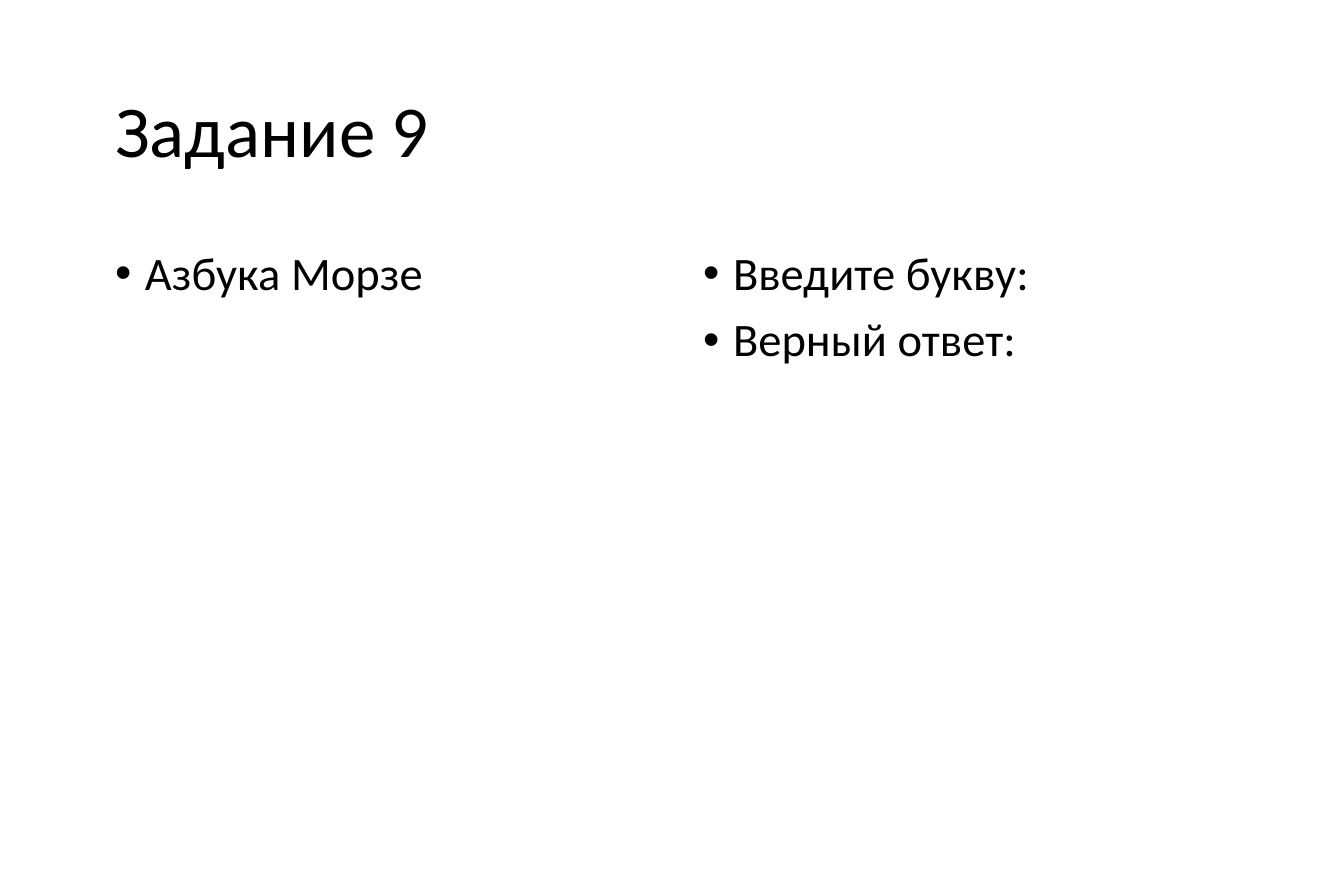
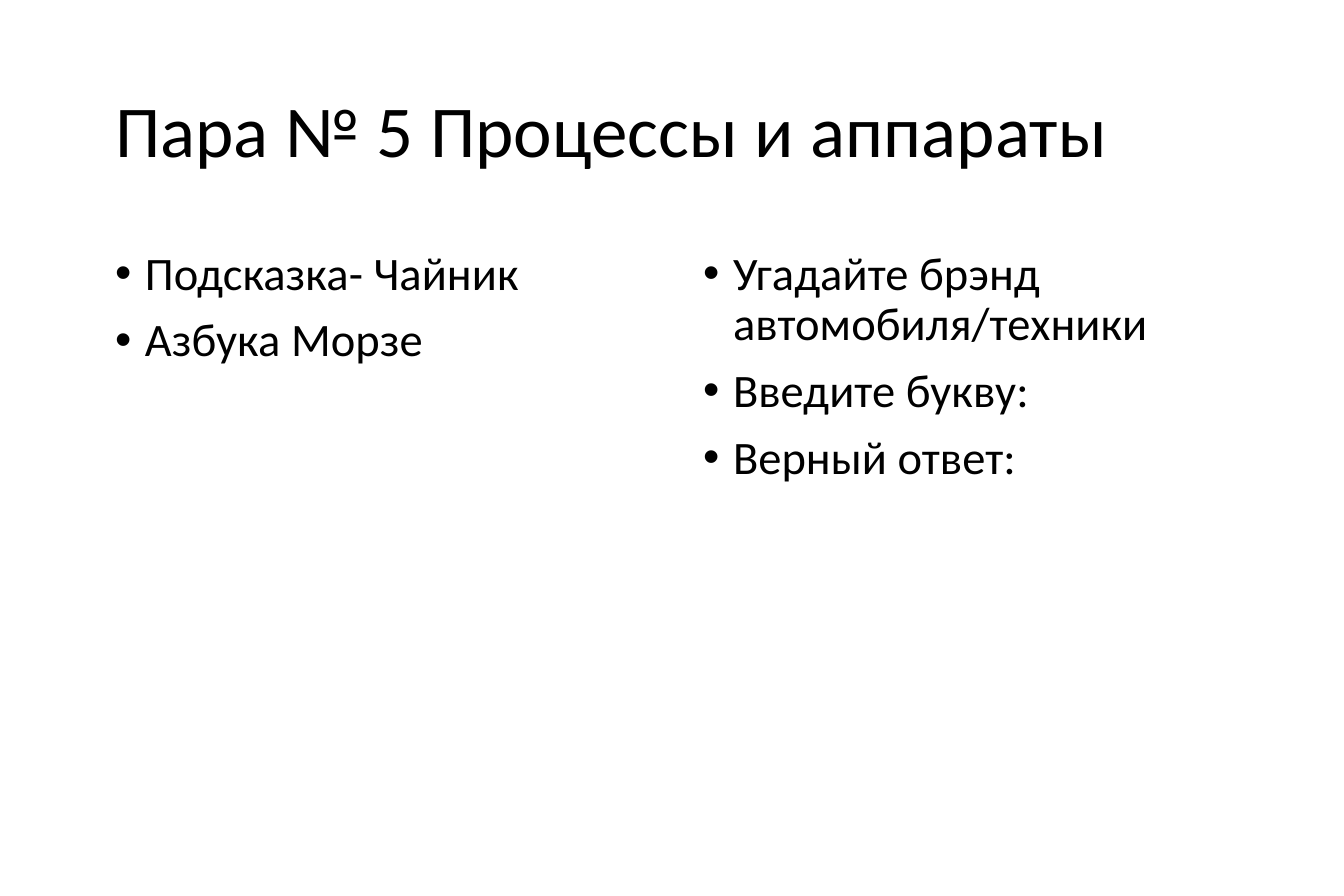
Before and after one commit to vvaassiihhaa/masha, a slide deck: slide 18 of КВЕСТ/Kvest 2706.pptx (slide 23 before the commit). Drawn at 1344x896 pixels with LibreOffice and Linux fonts; fonts in the diff are those of the drawing. Boxes give left, top, right and bottom in pixels: in the first picture for what was removed or moved away, otherwise in the second. Text is boxed around its words. In the diff, an @@ line names an element or a change of style, - is before the commit and + after.

```diff
--- a/КВЕСТ/Kvest 2706.pptx
+++ b/КВЕСТ/Kvest 2706.pptx
@@ title at bbox=[115, 109, 1106, 169]: text changed @@
-Задание 9
+Пара № 5 Процессы и аппараты
@@ text at bbox=[145, 258, 519, 298]: paragraph added @@
+• Подсказка- Чайник
@@ text at bbox=[733, 258, 1147, 342]: paragraph added @@
+• Угадайте брэнд автомобиля/техники
```
Also in this commit, not shown: 14 other slides changed, 1 slide added, 4 slides removed, 1 other file.
